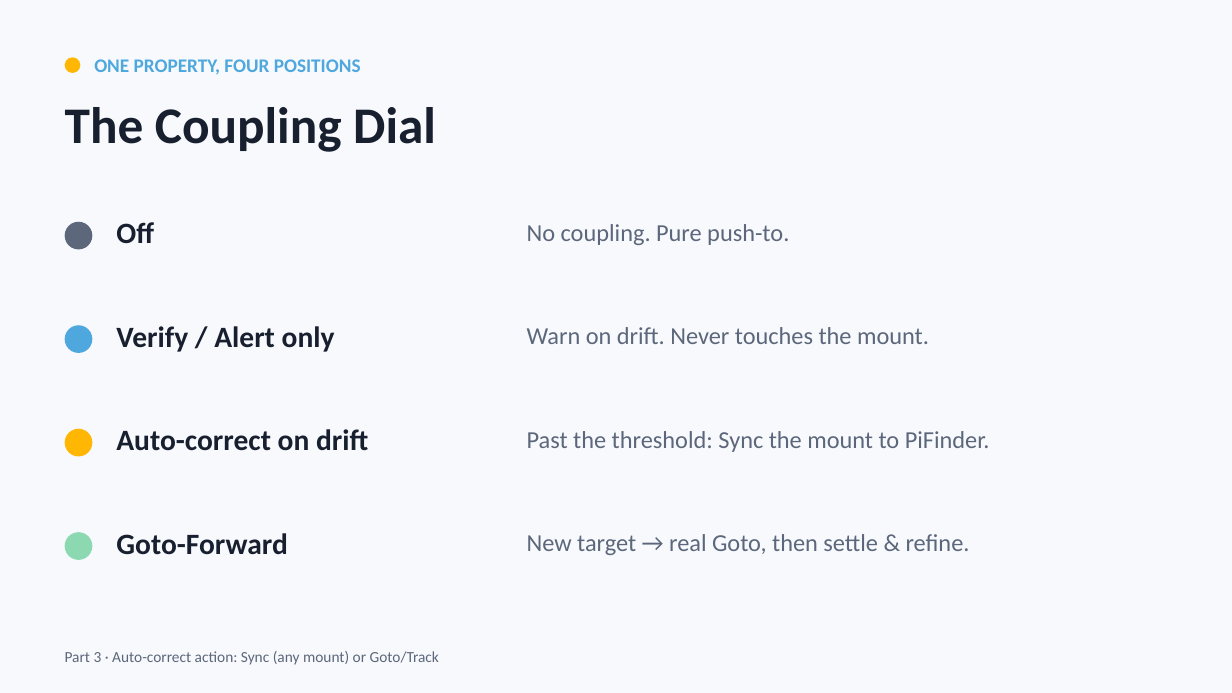
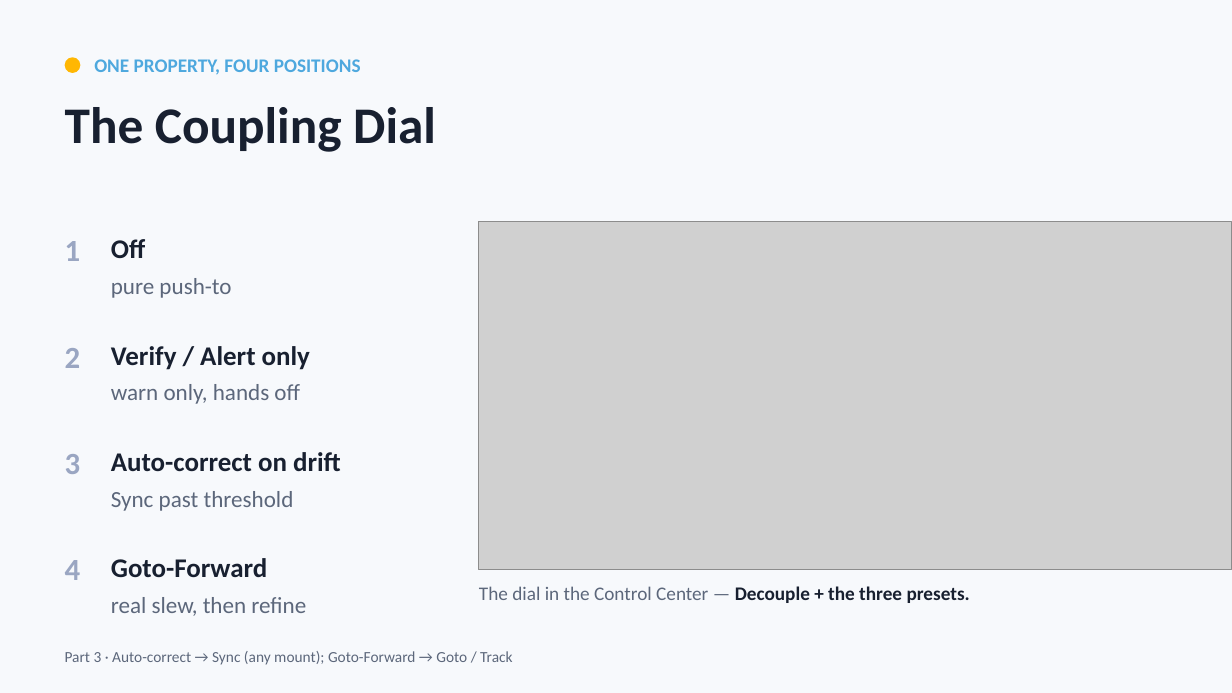
Before and after one commit to apos/PiFinder_Stellarmate, a slide deck: slide 19 of docs/presentations/PFSM_overview.pptx. Drawn at 1232x693 pixels with LibreOffice and Linux fonts; fonts in the diff are those of the drawing; grey boxes stand for pictures. Boxes give left, top, right and bottom in pixels: in the first picture for what was removed or moved away, otherwise in the second. Text is boxed around its words. In the diff, an @@ line names an element or a change of style, - is before the commit and + after.

```diff
--- a/docs/presentations/PFSM_overview.pptx
+++ b/docs/presentations/PFSM_overview.pptx
@@ ellipse removed at <box>65,222,92,250</box> @@
@@ text "Off": place and size @@
-text "Off" at <box>116,222,154,243</box>
+text "Off" at <box>111,239,145,258</box>
@@ picture added at <box>479,222,1232,570</box> @@
@@ text added at <box>65,241,81,261</box>, 24 pt, text #9AA6C2, bold @@
+1
@@ text at <box>111,278,231,298</box>: text changed; size 19 to 18 pt @@
-No coupling. Pure push-to.
+pure push-to
@@ ellipse removed at <box>65,325,92,353</box> @@
@@ text added at <box>65,348,81,368</box>, 24 pt, text #9AA6C2, bold @@
+2
@@ text "Verify / Alert only": place and size @@
-text "Verify / Alert only" at <box>116,326,335,352</box>
+text "Verify / Alert only" at <box>111,346,310,370</box>
@@ text at <box>111,384,300,404</box>: text changed; size 19 to 18 pt @@
-Warn on drift. Never touches the mount.
+warn only, hands off
@@ ellipse removed at <box>65,429,92,457</box> @@
@@ text "Auto-correct on drift": place and size @@
-text "Auto-correct on drift" at <box>116,429,368,451</box>
+text "Auto-correct on drift" at <box>111,452,341,472</box>
@@ text added at <box>65,454,81,474</box>, 24 pt, text #9AA6C2, bold @@
+3
@@ text at <box>111,491,294,511</box>: text changed; size 19 to 18 pt @@
-Past the threshold: Sync the mount to PiFinder.
+Sync past threshold
@@ ellipse removed at <box>65,532,92,560</box> @@
@@ text added at <box>65,560,81,580</box>, 24 pt, text #9AA6C2, bold @@
+4
@@ size 23 to 21 pt; line spacing 1.05 to 1.03 in 4 elements at <box>111,239,145,258</box>, <box>111,346,310,370</box>, <box>111,452,341,472</box>, <box>111,558,267,578</box> @@
@@ text "Goto-Forward": place and size @@
-text "Goto-Forward" at <box>116,533,287,555</box>
+text "Goto-Forward" at <box>111,558,267,578</box>
@@ text at <box>111,597,306,616</box>: text changed; size 19 to 18 pt @@
-New target → real Goto, then settle & refine.
+real slew, then refine
@@ text added at <box>479,586,970,603</box>, 15 pt, text #5C677B @@
+The dial in the Control Center — Decouple + the three presets.
@@ text at <box>65,651,512,665</box>: text changed @@
-Part 3 · Auto-correct action: Sync (any mount) or Goto/Track
+Part 3 · Auto-correct → Sync (any mount); Goto-Forward → Goto / Track
```
Also in this commit, not shown: 8 other slides changed, 1 slide added, 7 other files.
